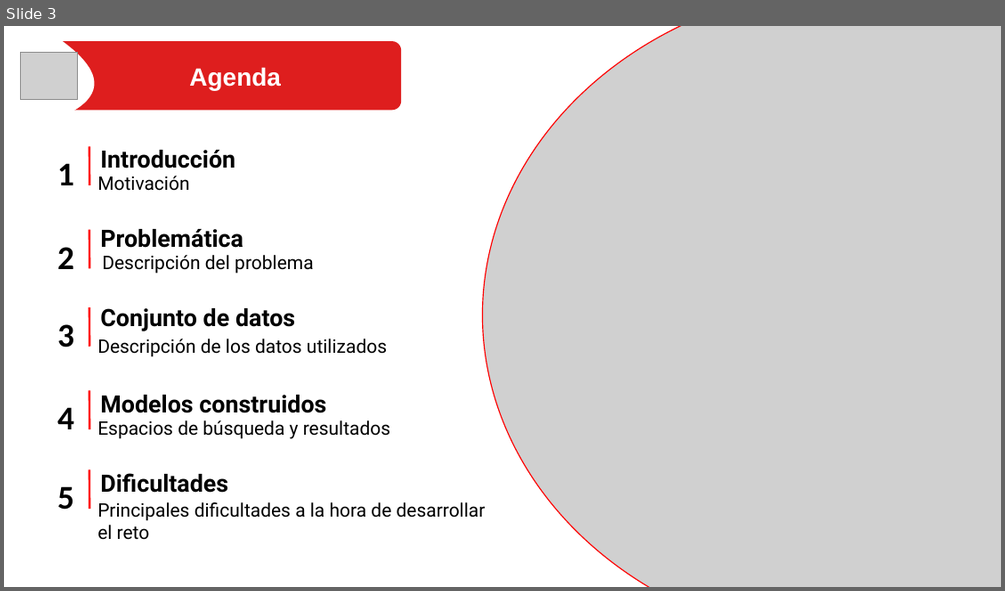
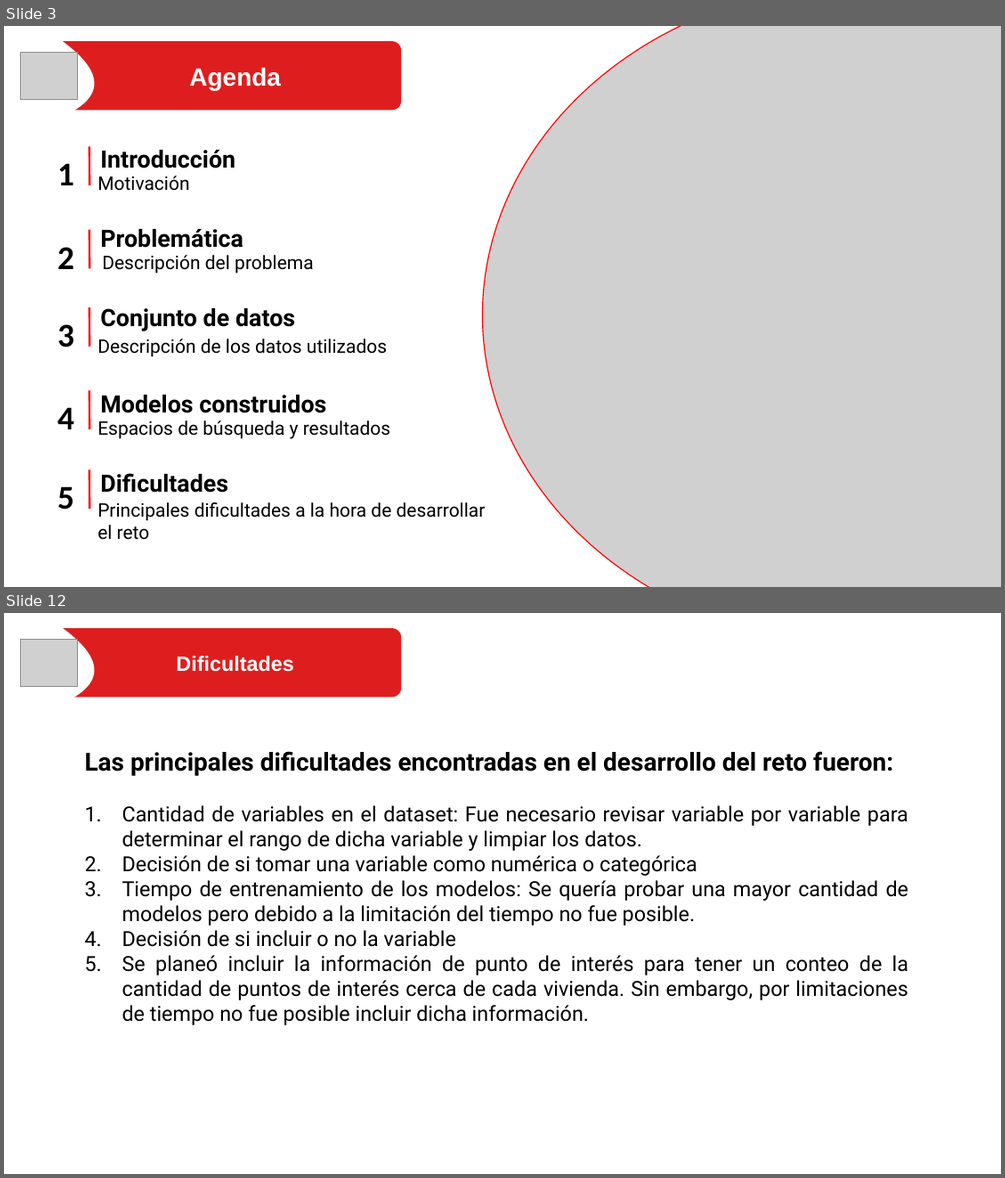
Before and after one commit to dfbaron/PruebaTecnicaDavivienda-DanielBaron, a slide deck: Prueba Científico de Datos.pptx. Shown one above the other, each under a label of ours: slide 3 before the commit, slides 3 and 12 after it; the slides between them are not shown. The pictures are 1005x591 and 1005x1178 pixels, drawn with LibreOffice and Linux fonts; fonts in the diff are those of the drawing; grey boxes stand for pictures. Boxes give left, top, right and bottom in pixels: in the first picture for what was removed or moved away, otherwise in the second. Text is boxed around its words. In the diff, an @@ line names an element or a change of style, - is before the commit and + after.

```diff
--- a/Prueba Científico de Datos.pptx
+++ b/Prueba Científico de Datos.pptx
@@ slide 12 added at (4,613,1001,1174), background #FFFFFF @@
@@ freeform shape added at (4,613,105,717), fill #FFFFFF @@
@@ picture added at (20,639,77,687) @@
@@ rounded rectangle added at (27,628,401,697), fill #DE1E1E @@
@@ text added at (176,656,293,672), 20 pt, text #FFFFFF, bold @@
+Dificultades
@@ text added at (85,751,909,1025), 20 pt, text #000000 @@
+Las principales dificultades encontradas en el desarrollo del reto fueron:
+1. Cantidad de variables en el dataset: Fue necesario revisar variable por variable para determinar el rango de dicha variable y limpiar los datos.
+2. Decisión de si tomar una variable como numérica o categórica
+3. Tiempo de entrenamiento de los modelos: Se quería probar una mayor cantidad de modelos pero debido a la limitación del tiempo no fue posible.
+4. Decisión de si incluir o no la variable
+5. Se planeó incluir la información de punto de interés para tener un conteo de la cantidad de puntos de interés cerca de cada vivienda. Sin embargo, por limitaciones de tiempo no fue posible incluir dicha información.
```
Also in this commit, not shown: 11 slides changed, 18 other slides added, 7 other files.
